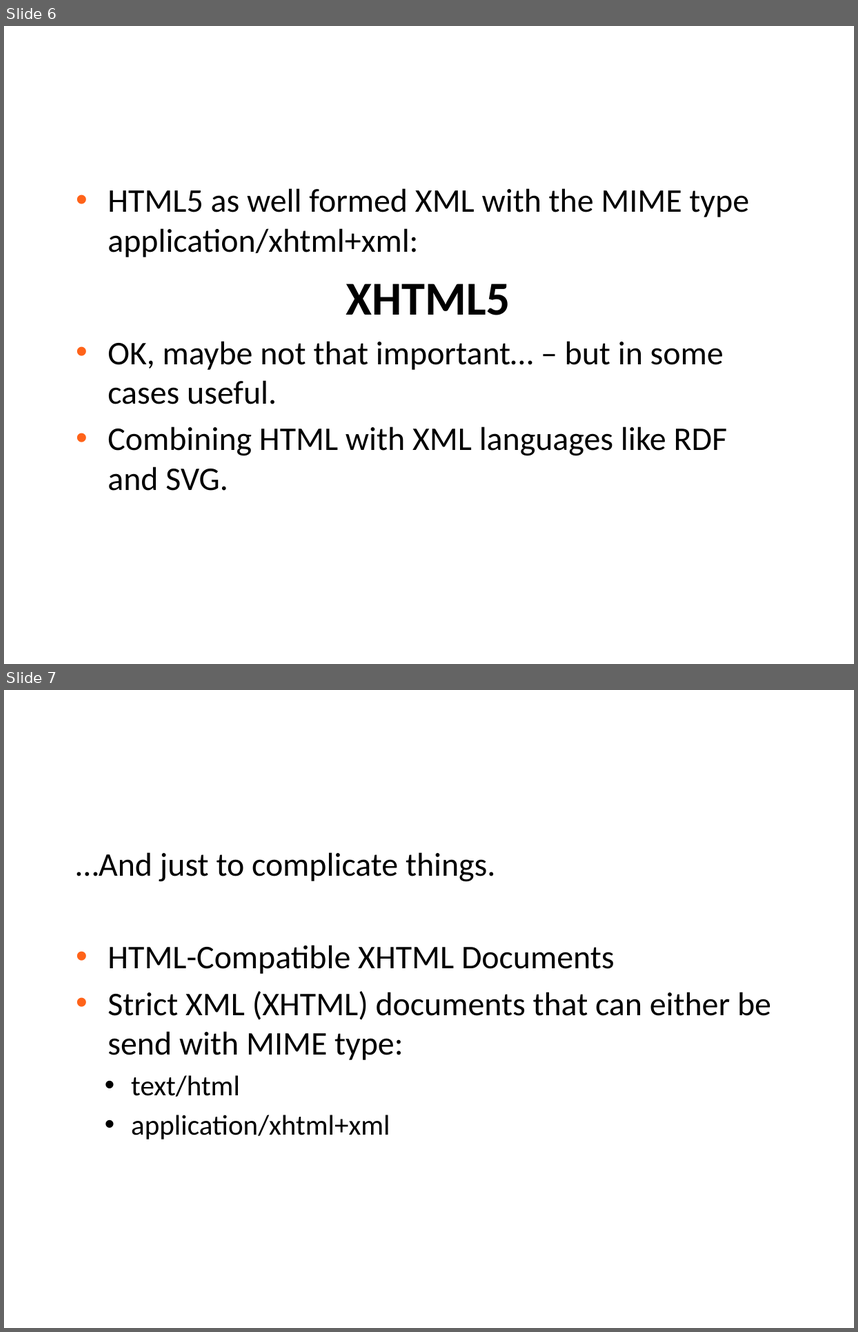
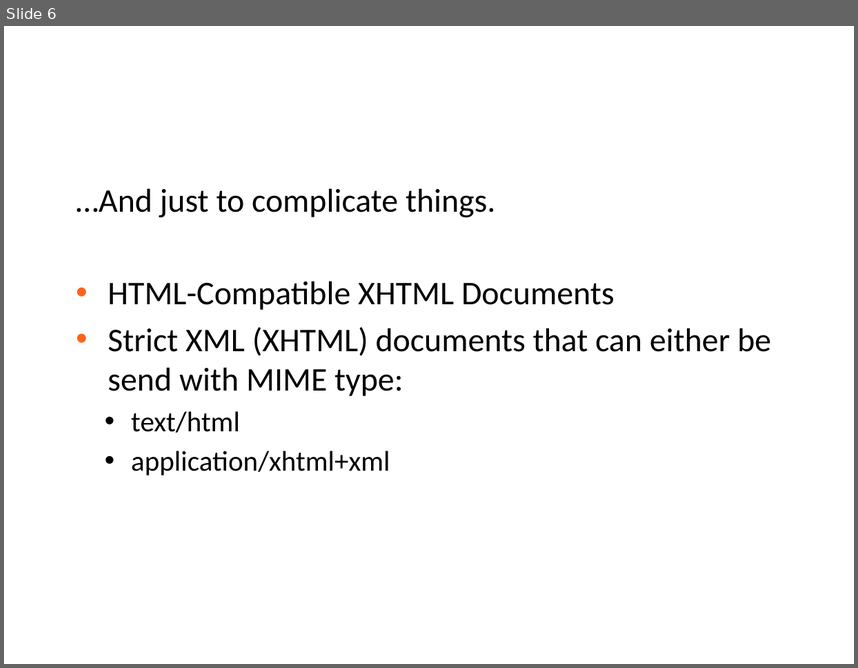
Before and after one commit to ucnpbaweb/0915-Web-Programming-Front-end, a slide deck: Session 1/4. HTML & HTML5.pptx. Shown one above the other, each under a label of ours: slides 6 and 7 before the commit, slide 6 after it. The pictures are 858x1332 and 858x668 pixels, drawn with LibreOffice and Linux fonts; fonts in the diff are those of the drawing; background and template pictures are left out. Boxes give left, top, right and bottom in pixels: in the first picture for what was removed or moved away, otherwise in the second. Text is boxed around its words. In the diff, an @@ line names an element or a change of style, - is before the commit and + after.

```diff
--- a/Session 1/4. HTML & HTML5.pptx
+++ b/Session 1/4. HTML & HTML5.pptx
@@ slide 6 removed at (x1=4, y1=26, x2=854, y2=664), background #FFFFFF @@
@@ text removed at (x1=107, y1=188, x2=749, y2=490) @@
-• HTML5 as well formed XML with the MIME type application/xhtml+xml:
-XHTML5
-• OK, maybe not that important… – but in some cases useful.
-• Combining HTML with XML languages like RDF and SVG.
@@ title removed at (x1=107, y1=228, x2=418, y2=257) @@
-… then what about XHTML?
@@ what was slide 7 is now slide 6 @@
```
Also in this commit, not shown: 1 slide changed, 1 other file.
